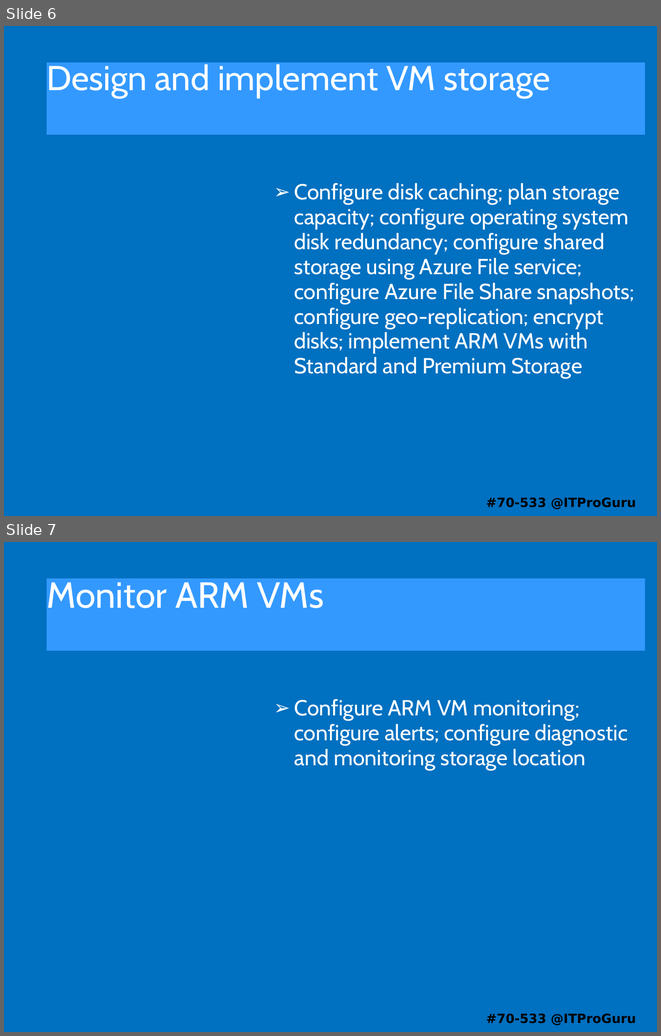
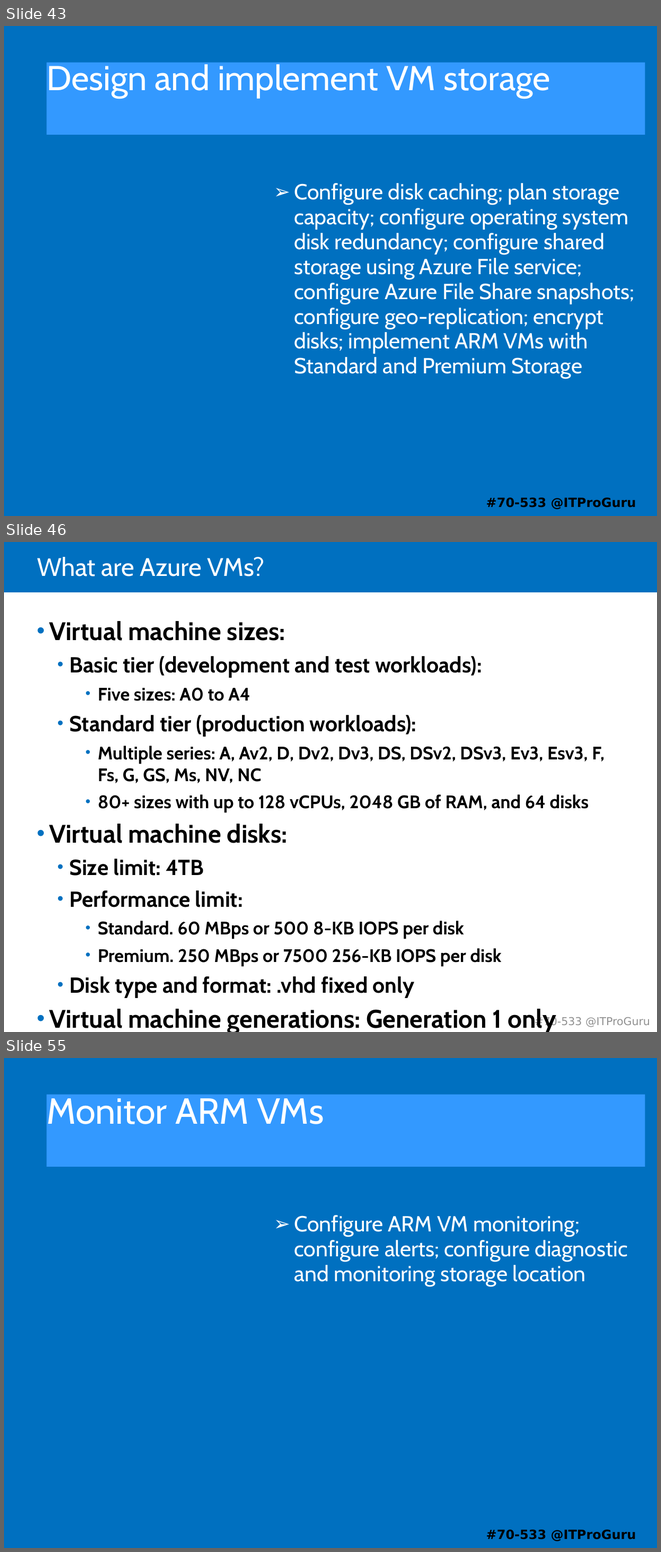
Before and after one commit to guruskill/70-533, a slide deck: 70-533-02-Compute.pptx. Shown one above the other, each under a label of ours: slides 6 and 7 before the commit, slides 43, 46 and 55 after it; the slides between them are not shown. The pictures are 661x1036 and 661x1552 pixels, drawn with LibreOffice and Linux fonts; fonts in the diff are those of the drawing. Boxes give left, top, right and bottom in pixels: in the first picture for what was removed or moved away, otherwise in the second. Text is boxed around its words. In the diff, an @@ line names an element or a change of style, - is before the commit and + after.

```diff
--- a/70-533-02-Compute.pptx
+++ b/70-533-02-Compute.pptx
@@ slide 46 added at box(4, 542, 657, 1032), background #FFFFFF @@
@@ rectangle added at box(4, 542, 657, 592), fill #0070C0 @@
@@ title added at box(37, 557, 265, 576), 28 pt, text #FFFFFF @@
+What are Azure VMs?
@@ text added at box(49, 621, 604, 993), 20 pt, text #000000, bold @@
+• Virtual machine sizes:
+  • Basic tier (development and test workloads):
+    • Five sizes: A0 to A4
+  • Standard tier (production workloads):
+    • Multiple series: A, Av2, D, Dv2, Dv3, DS, DSv2, DSv3, Ev3, Esv3, F, Fs, G, GS, Ms, NV, NC
+    • 80+ sizes with up to 128 vCPUs, 2048 GB of RAM, and 64 disks
+• Virtual machine disks:
+  • Size limit: 4TB
+  • Performance limit:
+    • Standard. 60 MBps or 500 8-KB IOPS per disk
+    • Premium. 250 MBps or 7500 256-KB IOPS per disk
+  • Disk type and format: .vhd fixed only
+• Virtual machine generations: Generation 1 only
@@ text added at box(535, 1016, 650, 1027), 12 pt, text #909090 @@
+#70-533 @ITProGuru
@@ what was slide 6 is now slide 43 @@
@@ what was slide 7 is now slide 55 @@
```
Also in this commit, not shown: 2 slides changed, 69 other slides added, 4 other files.
